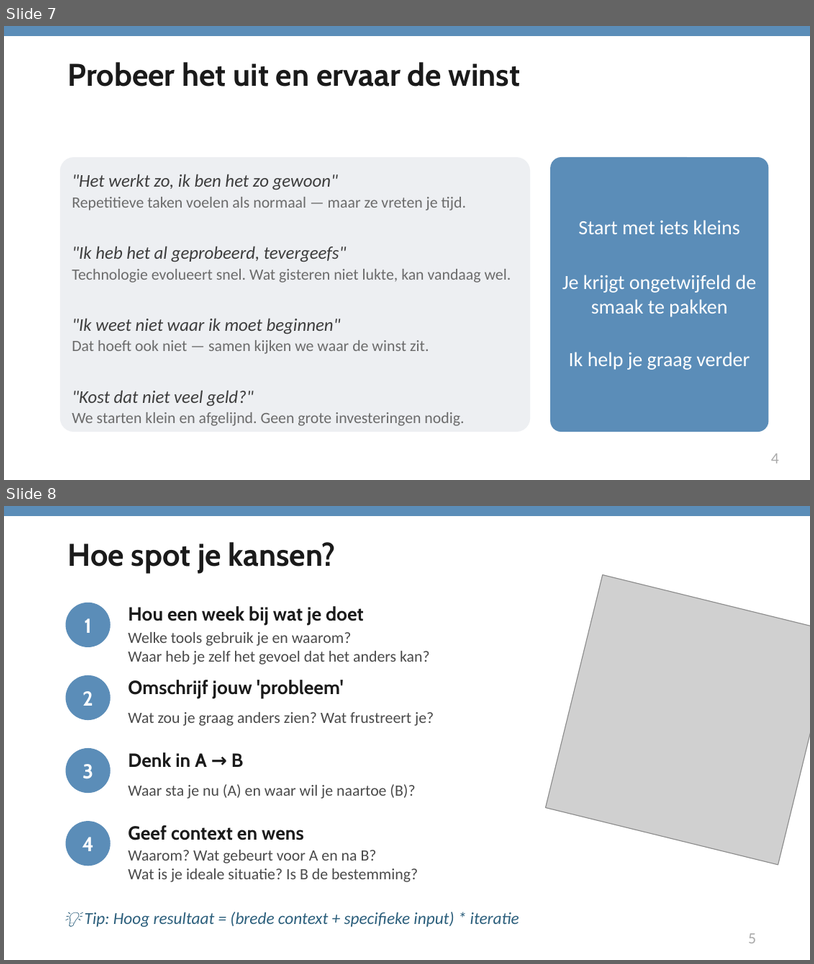
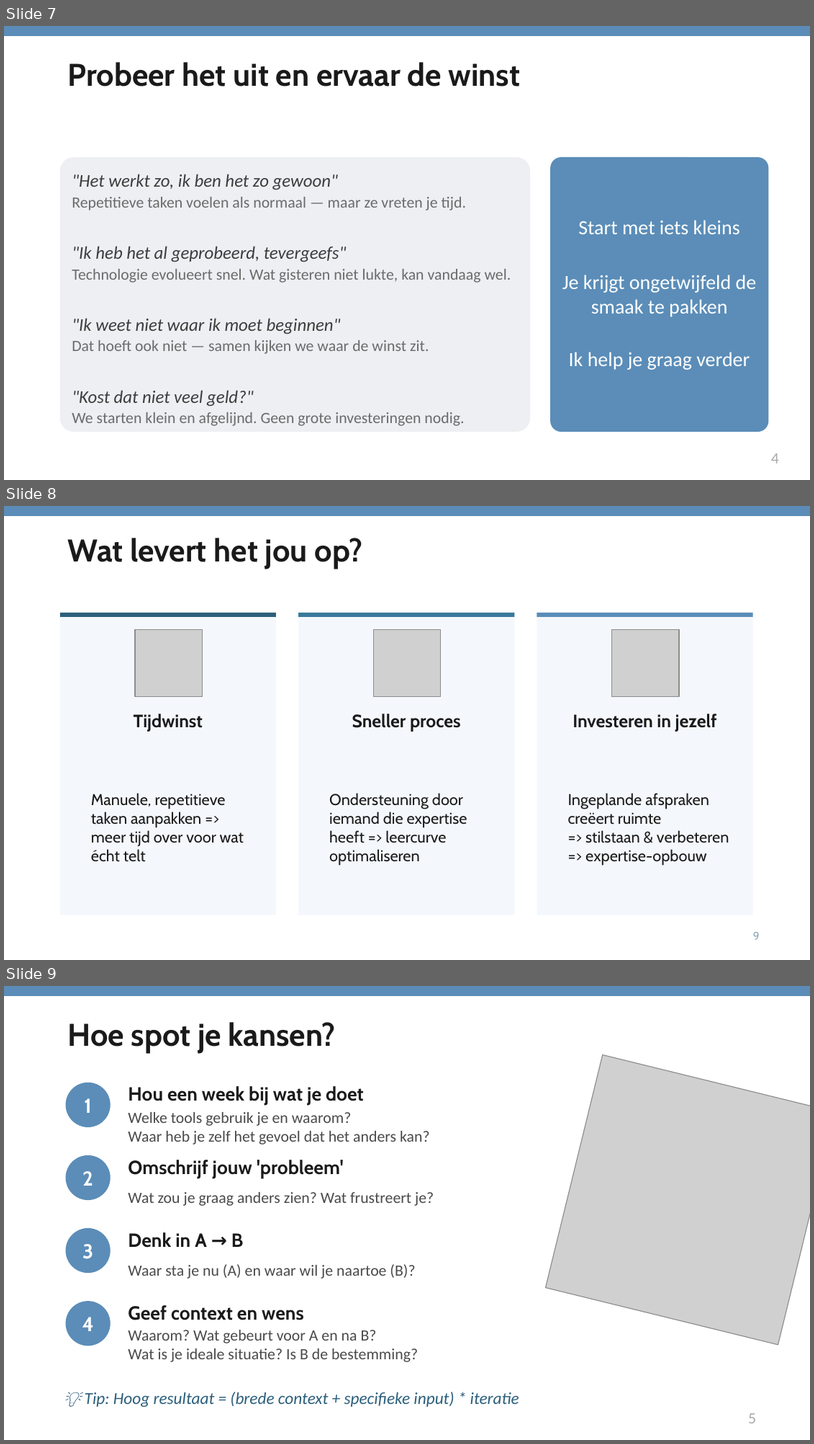
Before and after one commit to wimpierson/wim-claude-context, a slide deck: WWWim_Propositie.pptx. Shown one above the other, each under a label of ours: slides 7 and 8 before the commit, slides 7, 8 and 9 after it. The pictures are 814x964 and 814x1444 pixels, drawn with LibreOffice and Linux fonts; fonts in the diff are those of the drawing; grey boxes stand for pictures. Boxes give left, top, right and bottom in pixels: in the first picture for what was removed or moved away, otherwise in the second. Text is boxed around its words. In the diff, an @@ line names an element or a change of style, - is before the commit and + after.

```diff
--- a/WWWim_Propositie.pptx
+++ b/WWWim_Propositie.pptx
@@ slide 8 added at (4, 506, 810, 960), background #FFFFFF @@
@@ rectangle added at (4, 506, 810, 515), fill #5B8DB8 @@
@@ text added at (68, 538, 363, 569), 28 pt, text #1A1A1A, bold @@
+Wat levert het jou op?
@@ rectangle added at (59, 613, 275, 915), fill #F4F8FC @@
@@ rectangle added at (59, 613, 275, 618), fill #2C5F7C @@
@@ rectangle added at (298, 613, 514, 915), fill #F4F8FC @@
@@ rectangle added at (298, 613, 514, 618), fill #3A7A9B @@
@@ rectangle added at (537, 613, 753, 915), fill #F4F8FC @@
@@ rectangle added at (537, 613, 753, 618), fill #5B8DB8 @@
@@ picture added at (134, 629, 201, 696) @@
@@ picture added at (373, 629, 440, 696) @@
@@ picture added at (612, 629, 679, 696) @@
@@ text added at (134, 713, 203, 731), 16 pt, text #1A1A1A, bold @@
+Tijdwinst
@@ text added at (352, 713, 461, 731), 16 pt, text #1A1A1A, bold @@
+Sneller proces
@@ text added at (573, 713, 718, 731), 16 pt, text #1A1A1A, bold @@
+Investeren in jezelf
@@ text added at (91, 793, 244, 862), 14 pt, text #1A1A1A @@
+Manuele, repetitieve taken aanpakken => meer tijd over voor wat écht telt
@@ text added at (329, 793, 468, 865), 14 pt, text #1A1A1A @@
+Ondersteuning door iemand die expertise heeft => leercurve optimaliseren
@@ text added at (568, 793, 730, 865), 14 pt, text #1A1A1A @@
+Ingeplande afspraken creëert ruimte
+=> stilstaan & verbeteren
+=> expertise-opbouw
@@ text added at (754, 932, 760, 939), 10 pt, text #8FA8BA @@
+9
@@ what was slide 8 is now slide 9 @@
```
Also in this commit, not shown: 3 slides changed, 1 other slide added.
